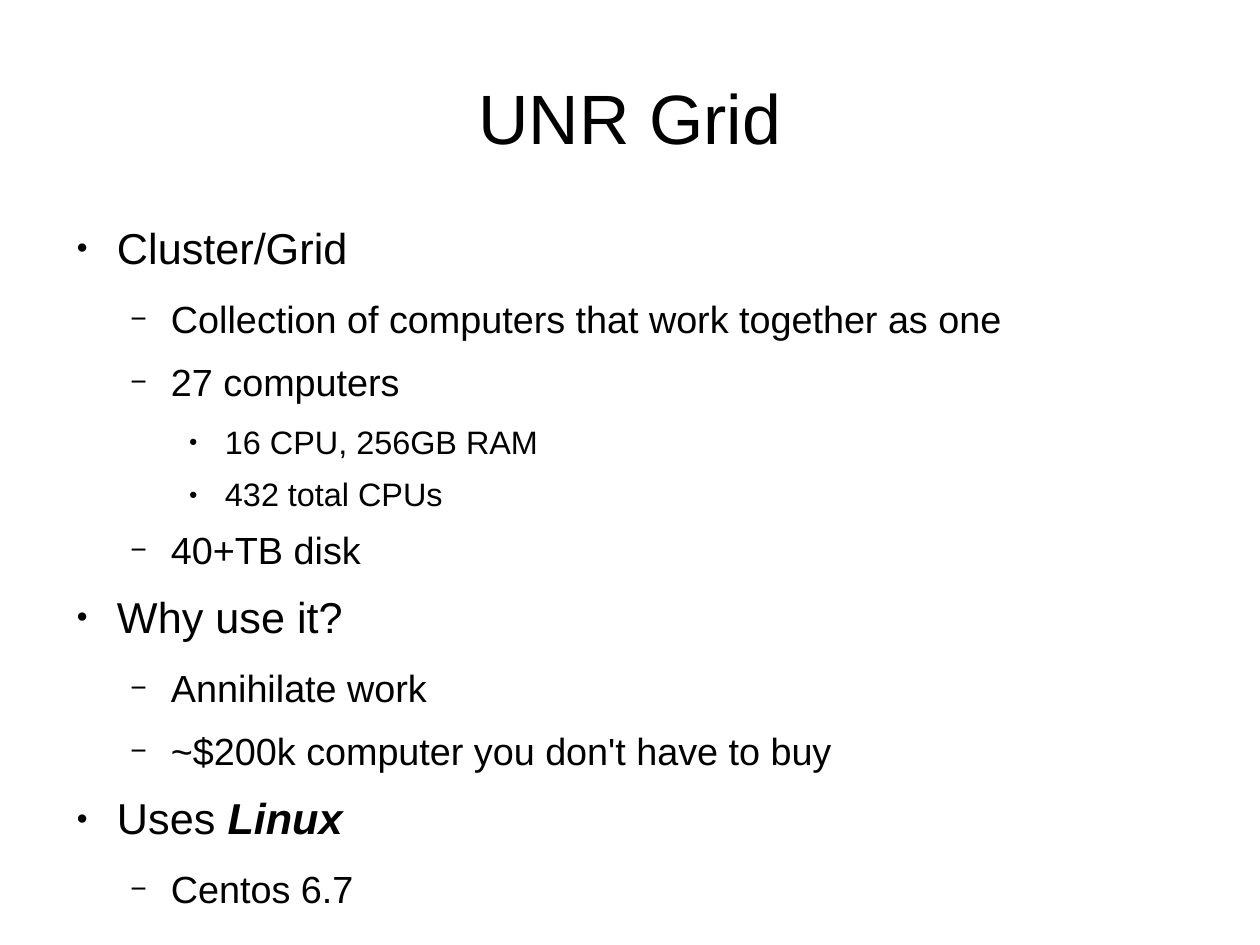
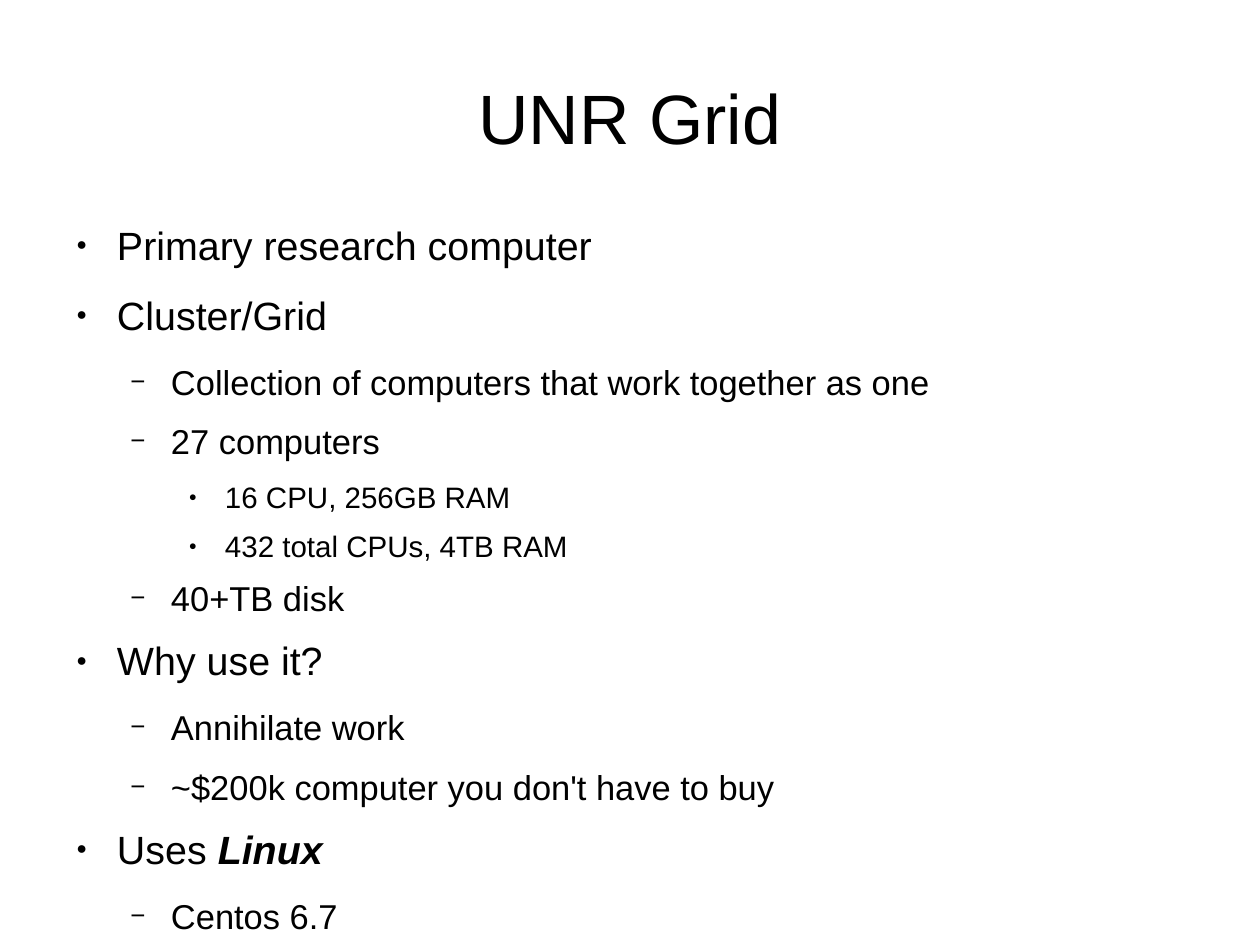
Before and after one commit to UNR-CFB/bch-709-intro-bioinformatics-2015f, a slide deck: slide 9 of day-1/doc/presentation.odp. Drawn at 1260x945 pixels with LibreOffice and Linux fonts; fonts in the diff are those of the drawing. Boxes give left, top, right and bottom in pixels: in the first picture for what was removed or moved away, otherwise in the second. Text is boxed around its words. In the diff, an @@ line names an element or a change of style, - is before the commit and + after.

```diff
--- a/day-1/doc/presentation.odp
+++ b/day-1/doc/presentation.odp
@@ text at (117,231,592,268): paragraph added @@
+● Primary research computer
@@ text at (117,301,929,930): size 27.2 to 24.8 pt in "Cluster/Grid", "Why use it?", "Uses Linux"; size 23.8 to 21.7 pt in "Collection of computers that work together as ...", "27 computers", "40+TB disk", "Annihilate work" and 2 more places; size 20.4 to 18.6 pt in "16 CPU, 256GB RAM" @@
@@ text at (225,535,568,561): text changed; size 20.4 to 18.6 pt @@
-    ● 432 total CPUs
+    ● 432 total CPUs, 4TB RAM
```
Also in this commit, not shown: 15 other slides changed, 1 other file.
